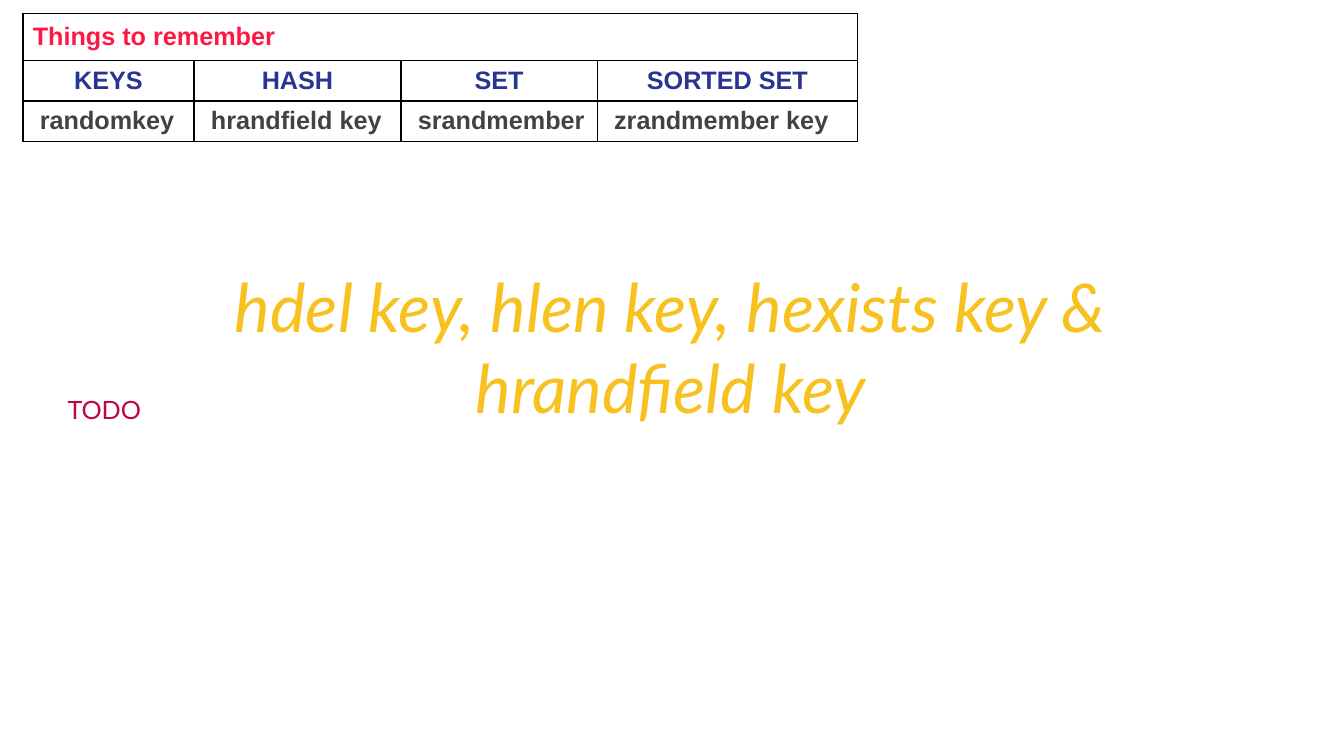
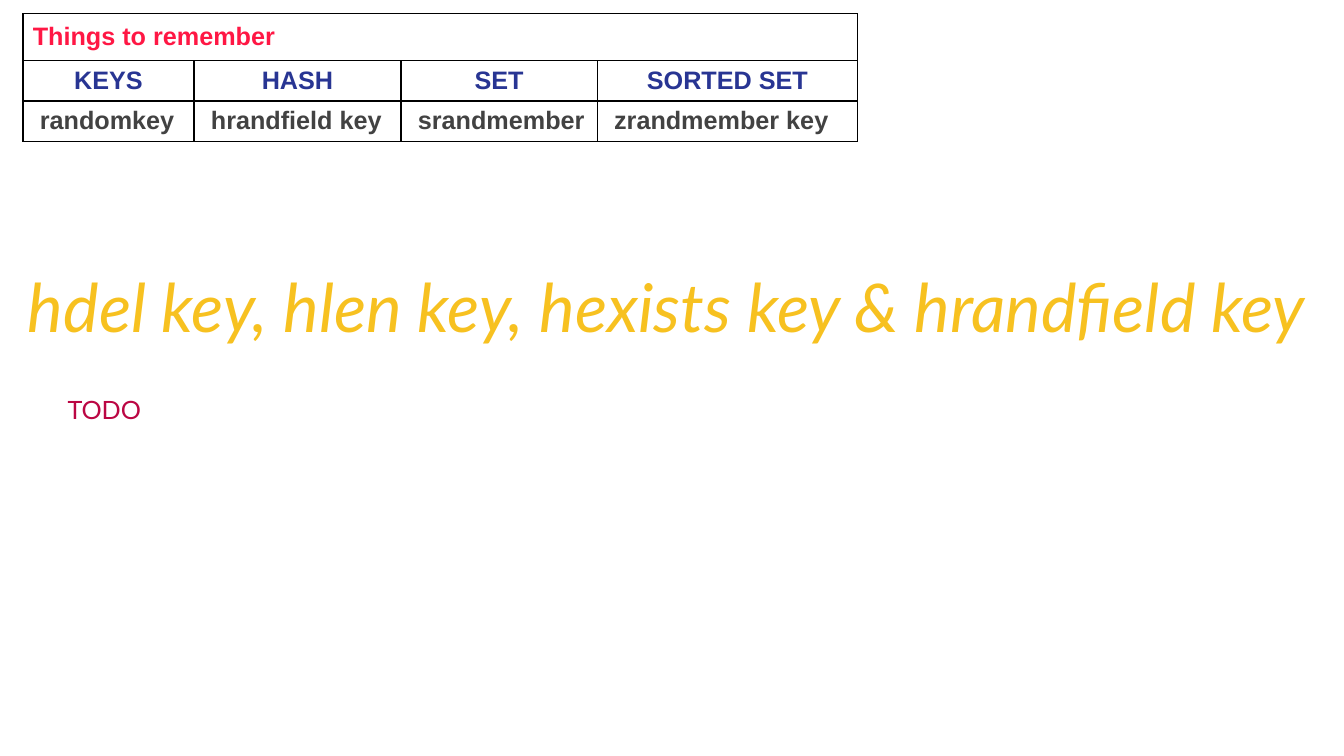
Before and after one commit to Saleel-Bagde/PPT-s, a slide deck: slide 57 of redis Ver2.pptx. Drawn at 1344x756 pixels with LibreOffice and Linux fonts; fonts in the diff are those of the drawing. Boxes give left, top, right and bottom in pixels: in the first picture for what was removed or moved away, otherwise in the second. Text is boxed around its words. In the diff, an @@ line names an element or a change of style, - is before the commit and + after.

```diff
--- a/redis Ver2.pptx
+++ b/redis Ver2.pptx
@@ text "hdel key, hlen key, hexists ..." rewrapped from <box>235,282,1048,425</box> to <box>28,282,1305,344</box> @@
```
Also in this commit, not shown: 10 other slides changed, 17 slides added, 1 slide removed.
